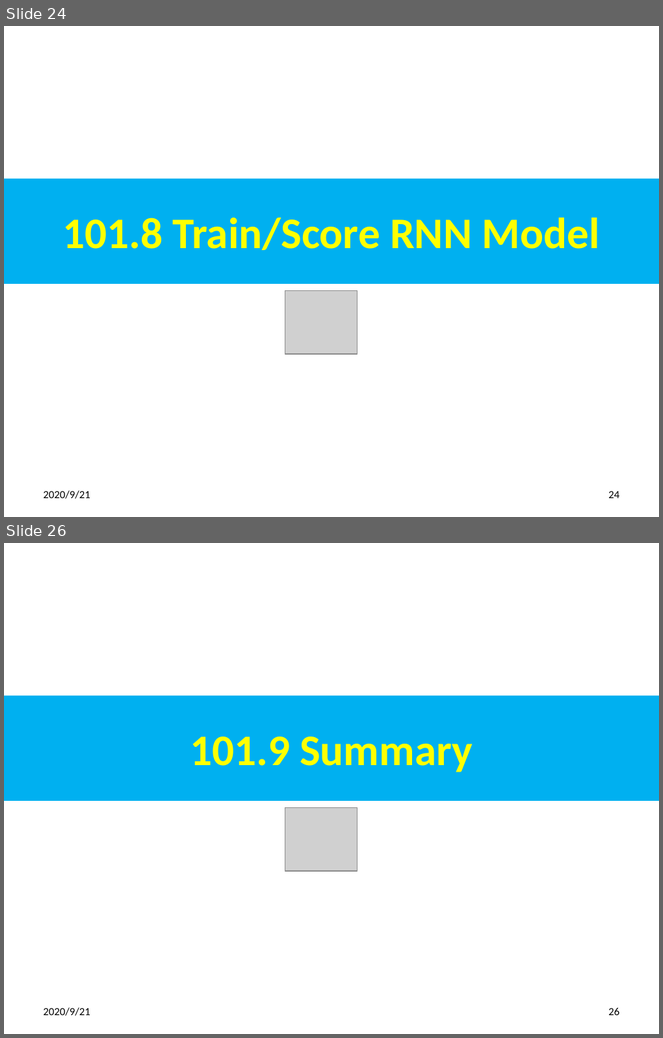
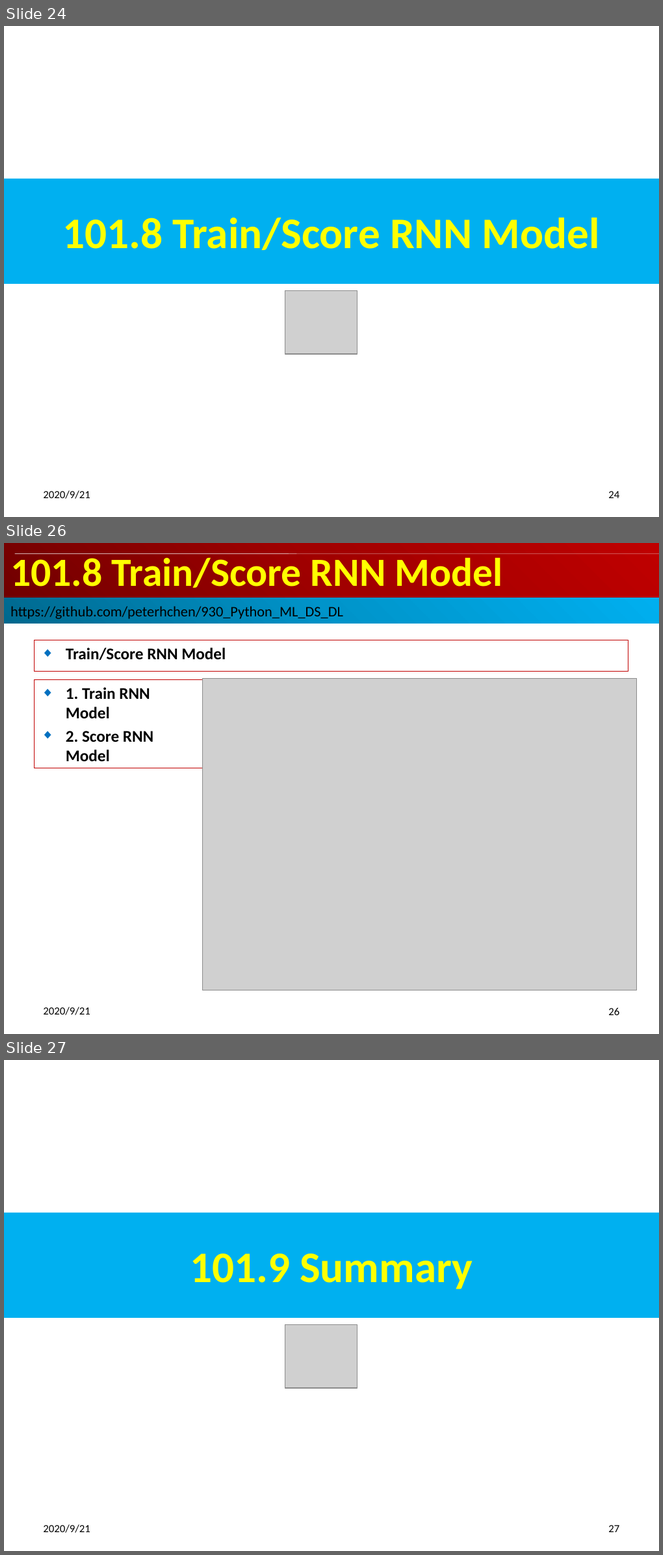
Before and after one commit to peterhchen/900_Python_ML_DS_DL, a slide deck: 101_RNNSentiment.pptx. Shown one above the other, each under a label of ours: slides 24 and 26 before the commit, slides 24, 26 and 27 after it; the slides between them are not shown. The pictures are 663x1038 and 663x1555 pixels, drawn with LibreOffice and Linux fonts; fonts in the diff are those of the drawing; grey boxes stand for pictures. Boxes give left, top, right and bottom in pixels: in the first picture for what was removed or moved away, otherwise in the second. Text is boxed around its words. In the diff, an @@ line names an element or a change of style, - is before the commit and + after.

```diff
--- a/101_RNNSentiment.pptx
+++ b/101_RNNSentiment.pptx
@@ slide 26 added at (4,543,659,1034), background #FFFFFF @@
@@ title added at (4,543,659,598), fill gradient #720000 to #A20000 to #C00000, 44 pt, text #FFFF00, bold @@
+101.8 Train/Score RNN Model
@@ rectangle added at (15,554,297,554), fill #F9F9F9 @@
@@ rectangle added at (15,554,659,554), fill #F9F9F9 @@
@@ rectangle added at (15,554,289,554), fill #F9F9F9 @@
@@ rectangle added at (4,598,659,624), fill gradient #00688E to #0094CA to #00B0F0, 16 pt, text #000000 @@
+https://github.com/peterhchen/930_Python_ML_DS_DL
@@ subtitle added at (35,641,629,672), outline #C00000 0.75 pt, 18 pt, text #000000, bold @@
+◆ Train/Score RNN Model
@@ picture added at (202,679,637,990) @@
@@ rectangle added at (35,680,202,769), outline #C00000 0.75 pt, 18 pt, text #000000, bold @@
+◆ 1. Train RNN Model
+◆ 2. Score RNN Model
@@ text added at (43,1007,90,1016), 12 pt, text #000000 @@
+2020/9/21
@@ page number added at (608,1008,620,1016), 12 pt, text #000000 @@
+26
@@ what was slide 26 is now slide 27 @@
@@ page number at (608,1525,620,1533): text changed @@
-26
+27
```
Also in this commit, not shown: 1 slide changed.
